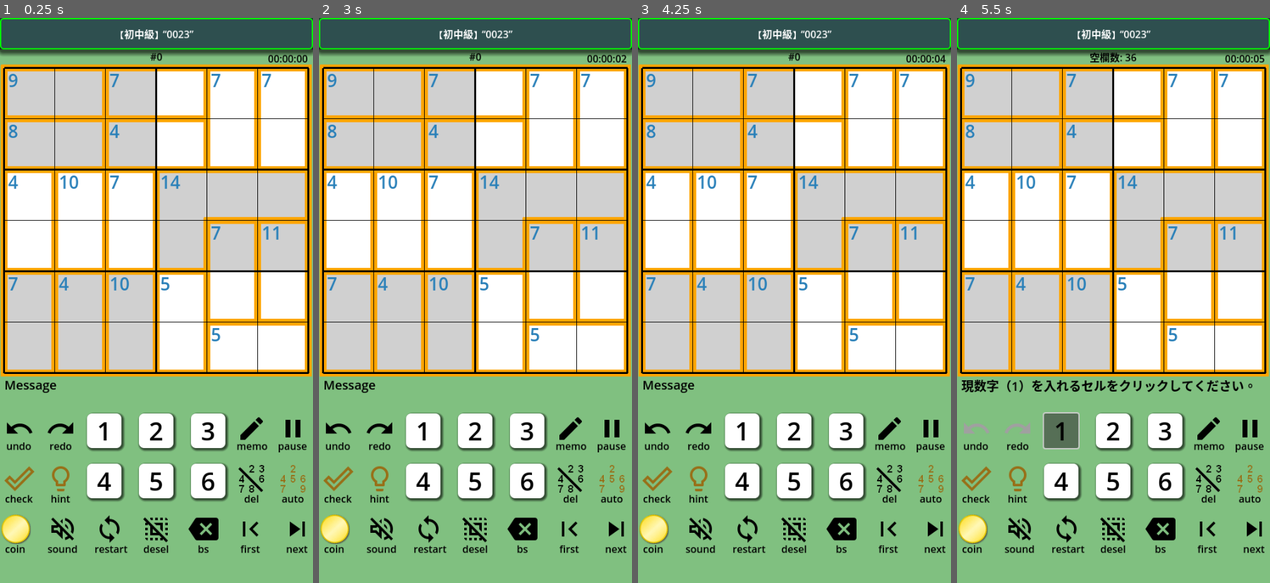
Above: before the commit, frames 1-4 (left to right).
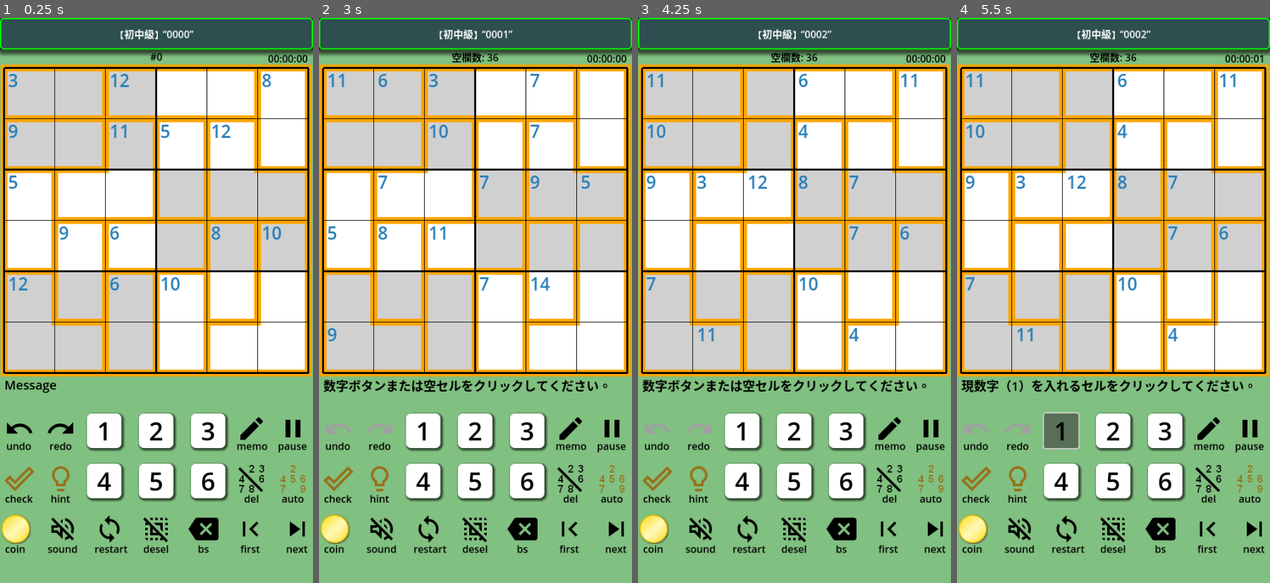
Above: after the commit, the same moments.

Repository: vivisuke/GD4KillerSudoku6
Game: Godot game, scene res://main_scene.tscn
Same seed, same stepped clock (60 frames per second), same inputs: the game is played once before the commit and once after it.
Inputs (mouse positions are in pixels of both pictures, inside the frame that each line leads up to):
- Up to frame 1 (0.25 s): no input
- Up to frame 2 (3 s): click "restart" at 0.5 s; click "restart" at 1.25 s; click "restart" at 2 s; click "next" at 2.75 s
- Up to frame 3 (4.25 s): click "next" at 3.5 s
- Up to frame 4 (5.5 s): click (975, 430) at 4.25 s, where only the run before the commit has a clickable "undo"; click "1" at 5 s

The runs differ from the first frame. In frame 1, 4.0% of the frame differs, in the area x 2-98%, y 2-63%; in frame 2, 5.3%, in the area x 1-99%, y 2-74%; in frame 3, 5.2%; in frame 4, 4.0%.

Commit message:
0079 ◎ C 04/13 04/13 0.001│ToDo│Next ボタン機能実装

Diff:
--- a/GD4KillerSudoku6/main_scene.tscn
+++ b/GD4KillerSudoku6/main_scene.tscn
@@ -37,6 +37,7 @@
 [ext_resource type="Texture2D" uid="uid://bhjfklpvlht5x" path="res://images/first_page_black.png" id="30_2b01f"]
 [ext_resource type="Texture2D" uid="uid://basg0uvvwmpiq" path="res://images/first_page_white.png" id="31_3jio0"]
 [ext_resource type="Texture2D" uid="uid://b41jpfr3dsmmk" path="res://images/skip_next_black.png" id="32_pa8pe"]
+[ext_resource type="Texture2D" uid="uid://dpsl53fjnrpyh" path="res://images/skip_next_white.png" id="33_l0fyx"]
 
 [sub_resource type="TileSetAtlasSource" id="TileSetAtlasSource_l5jc0"]
 texture = ExtResource("4_6xb5c")
@@ -506,6 +507,7 @@
 [node name="NextButton" type="TextureButton" parent="HBC3"]
 layout_mode = 2
 texture_normal = ExtResource("32_pa8pe")
+texture_pressed = ExtResource("33_l0fyx")
 
 [node name="Label" type="Label" parent="HBC3/NextButton"]
 layout_mode = 0
@@ -568,3 +570,4 @@
 [connection signal="pressed" from="HBC2/Button6" to="." method="_on_button_6_pressed"]
 [connection signal="pressed" from="HBC2/DelMemoButton" to="." method="_on_del_memo_button_pressed"]
 [connection signal="pressed" from="HBC2/AutoMemoButton" to="." method="_on_auto_memo_button_pressed"]
+[connection signal="pressed" from="HBC3/NextButton" to="." method="_on_next_button_pressed"]
--- a/GD4KillerSudoku6/scripts/main_scene.gd
+++ b/GD4KillerSudoku6/scripts/main_scene.gd
@@ -202,7 +202,7 @@
 	elif !g.todaysQuest:		# ランダム生成の場合
 		if g.qName == "":
 			##gen_qName()
-			g.qName = "0023"
+			g.qName = "0000"
 			$TitleBar/Label.text = titleText()
 	var stxt = g.qName+str(g.qLevel)
 	if g.qNumber != 0: stxt += "Q"
@@ -417,6 +417,9 @@
 	if waiting > 0:
 		#print(waiting)
 		waiting -= 1
+		if waiting == 0:
+			if sound:
+				$Audio/Solved.play()		# （キラーン）効果音再生
 		return
 	if !solvedStat && !paused:
 		g.elapsedTime += delta
@@ -957,8 +960,8 @@
 	$CanvasLayer/ColorRect.show()
 	waiting = 60				# 0.5秒ウェイト
 	shock_wave_timer = 0.0      # start shock wave
-	if sound:
-		$Audio/Solved.play()		# （キラーン）効果音再生
+	#if sound:
+	#	$Audio/Solved.play()		# （キラーン）効果音再生
 	var six = g.qLevel		# g.stat インデックス
 	if g.todaysQuest:		# 今日の問題の場合
 		if g.tqSolvedSec[six] < 0 || int(g.elapsedTime) < g.tqSolvedSec[six]:
@@ -1578,3 +1581,18 @@
 func _on_del_memo_button_pressed():
 	remove_all_memo()
 	pass # Replace with function body.
+
+
+func _on_next_button_pressed():
+	g.qName = "%04d" % (int(g.qName) + 1)
+	$TitleBar/Label.text = titleText()
+	remove_all_memo()
+	#gen_quest_greedy()
+	gen_quest()
+	cur_cell_ix = -1
+	cur_num = -1
+	#update_cell_cursor(cur_num)
+	#update_num_buttons_disabled()
+	set_num_cursor(-1)
+	update_all_status()
+	pass # Replace with function body.
Not shown: 1 places in GD4KillerSudoku6/main_scene.tscn that only renumber resources
Not shown, changed: GD4KillerSudoku6.spr
